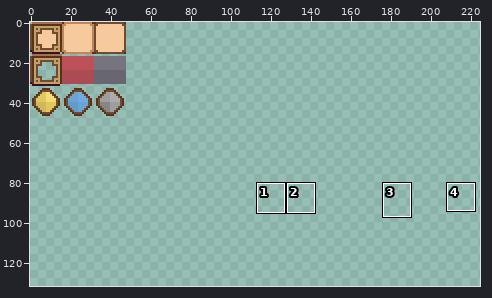
Two versions of one pixel-art file, Assets/Sprites/atlas - ui.aseprite. Above, an overview of the earlier version with the close-up marked.
Close-up. As it was:
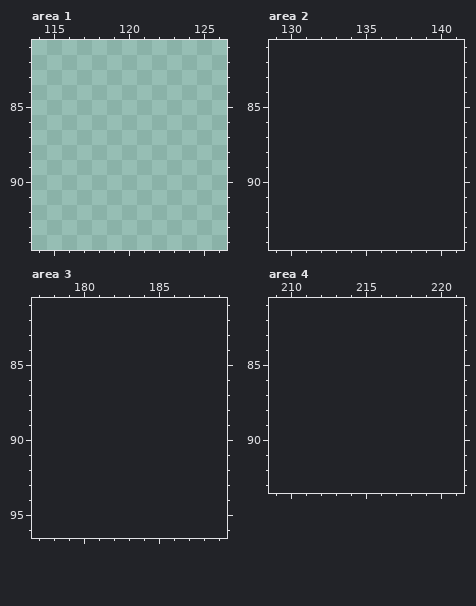
128x128 pixels, 1 frame. Colours within 5 levels of each other are drawn and written as one. Shown: area 1: x 114..126, y 81..94; area 2: x 129..141, y 81..94; area 3: x 177..189, y 81..96; area 4: x 209..221, y 81..93. The old version is drawn lined up with the new one, on the new canvas. The wide view leaves out empty margins. The commit also changed other parts of the picture, which this record leaves out.
The result:
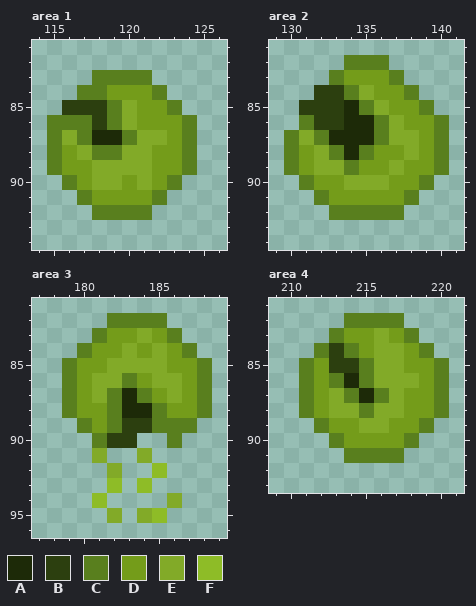
Palette (. is transparent): A #1d2a08  B #2c3f0f  C #597f1e  D #749c1a  E #82aa28  F #8ebc27
From old to new:
canvas 128x128 -> 256x256
Changed rows in their new state; - is an unchanged pixel.
Area 1:
first column x 115:
83 ---CCCC---
84 --CCDDDC--
85 -BBBCEDDC-
86 CCCBCEDDDC
87 CECAACEEDC
88 CDECCEEDDC
89 CDDEEEEDDC
90 -CDEEDEDC-
91 --CDDDDC--
92 ---CCCC---
Area 2:
first column x 130:
82 ----CCC----
83 ---CDDDC---
84 --BBCEDDC--
85 -BBBACEDDC-
86 -CBBAACEDDC
87 CECAAACEEDC
88 CDECACDDEDC
89 CDEECDDEDDC
90 -CDDEEEDDC-
91 --CDDDDDC--
92 ---CCCCC---
Area 3:
first column x 179:
82 ---CCCC---
83 --CDDEDC--
84 -CDDEDEDC-
85 CDDEEEEDDC
86 CDEECDEEDC
87 CDECACDEDC
88 CDDCAACDDC
89 -CDCBBCCC-
90 --CBB--C--
91 --E--E----
92 ---E--F---
93 ---F-F----
94 --F----E--
95 ---E-EF---
Area 4:
first column x 211:
82 ---CCCC---
83 --CDDEDC--
84 -CBCDEEDC-
85 CDBBCEEDDC
86 CDCACEEEDC
87 CDECACEDDC
88 CDEECEEDDC
89 -CDDEEDDC-
90 --CDDDDC--
91 ---CCCC---
Boxes around the changes in both close-ups, in picture pixels (x1, y1, x2, y2):
added: (47, 70, 197, 220)
added: (284, 55, 449, 220)
added: (62, 313, 212, 523)
added: (299, 313, 449, 463)
